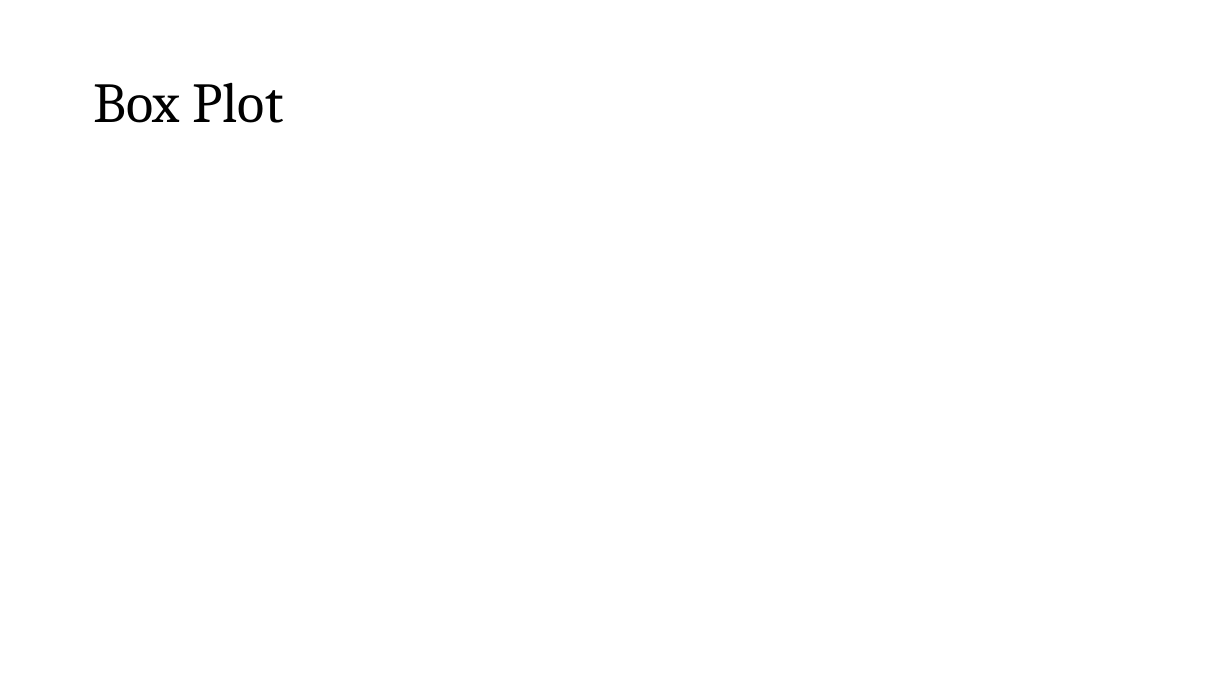
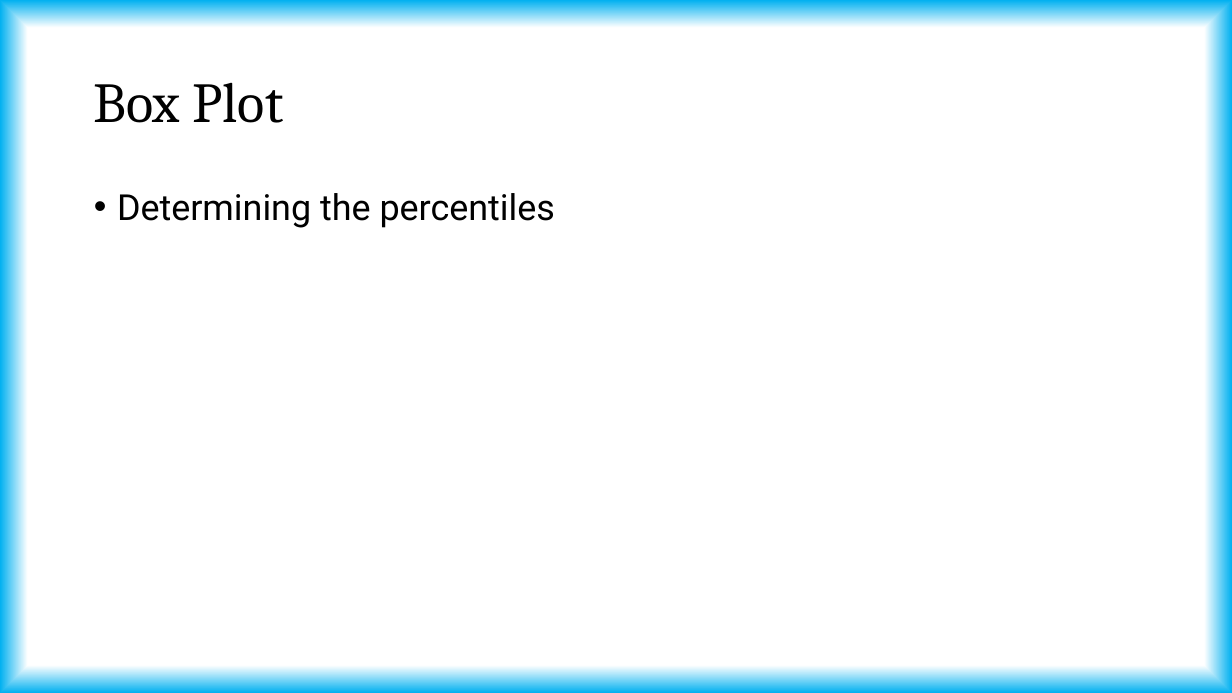
Before and after one commit to tanmoyie/Applied-Statistics, a slide deck: slide 8 of Introduction to Data Visualization with Python.pptx (slide 6 before the commit). Drawn at 1232x693 pixels with LibreOffice and Linux fonts; fonts in the diff are those of the drawing. Boxes give left, top, right and bottom in pixels: in the first picture for what was removed or moved away, otherwise in the second. Text is boxed around its words. In the diff, an @@ line names an element or a change of style, - is before the commit and + after.

```diff
--- a/Introduction to Data Visualization with Python.pptx
+++ b/Introduction to Data Visualization with Python.pptx
@@ background #FFFFFF to gradient #FFFFFF to #00B0F0 @@
@@ text added at <box>117,193,555,228</box>, 28 pt, text #000000 @@
+• Determining the percentiles
```
Also in this commit, not shown: 4 other slides changed, 3 slides added, 5 other files.
